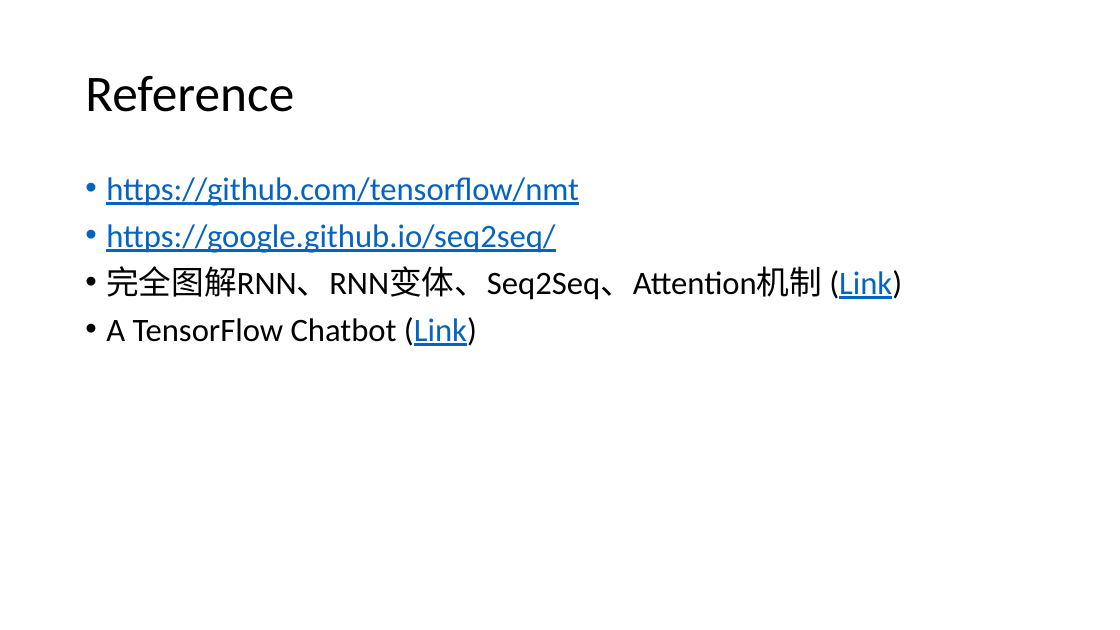
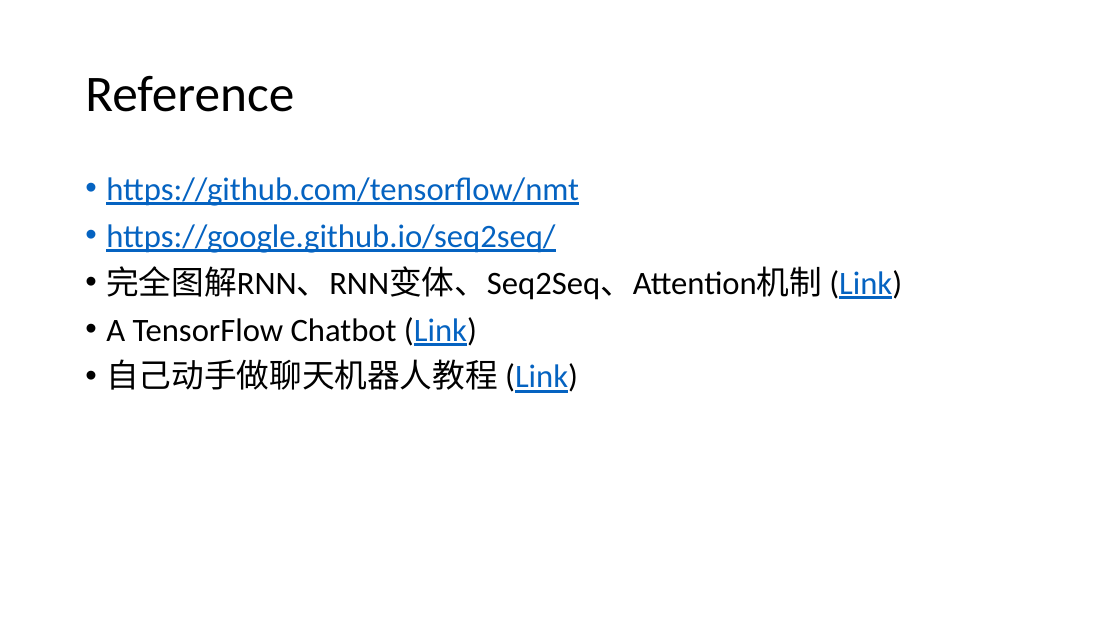
Before and after one commit to foamliu/Learning-DL, a slide deck: slide 8 of nlp/Seq2Seq.pptx. Drawn at 1120x630 pixels with LibreOffice and Linux fonts; fonts in the diff are those of the drawing. Boxes give left, top, right and bottom in pixels: in the first picture for what was removed or moved away, otherwise in the second. Text is boxed around its words. In the diff, an @@ line names an element or a change of style, - is before the commit and + after.

```diff
--- a/nlp/Seq2Seq.pptx
+++ b/nlp/Seq2Seq.pptx
@@ text at (106, 359, 578, 393): paragraph added @@
+• 自己动手做聊天机器人教程 (Link)
```
Also in this commit, not shown: 1 other slide changed, 1 other file.
